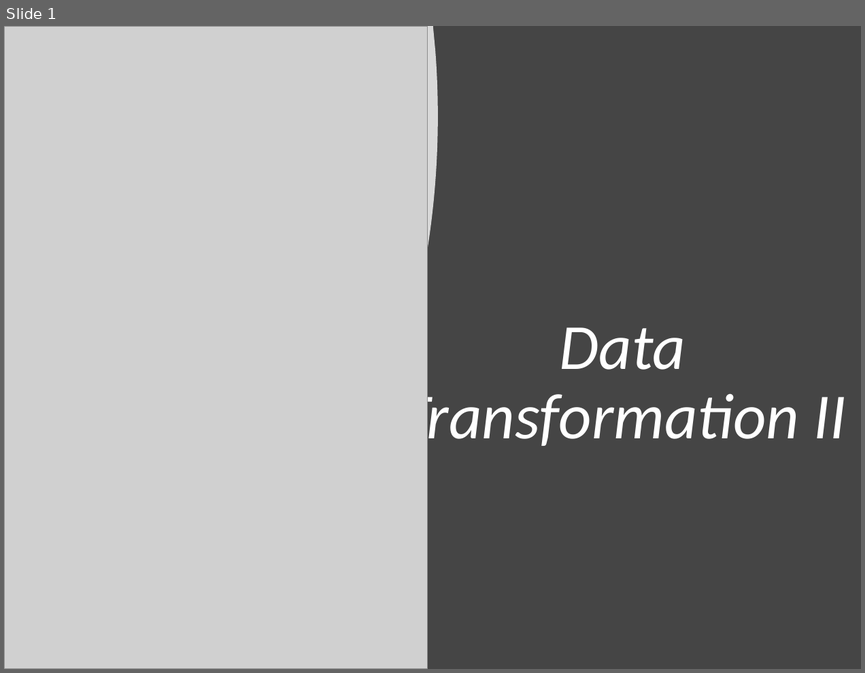
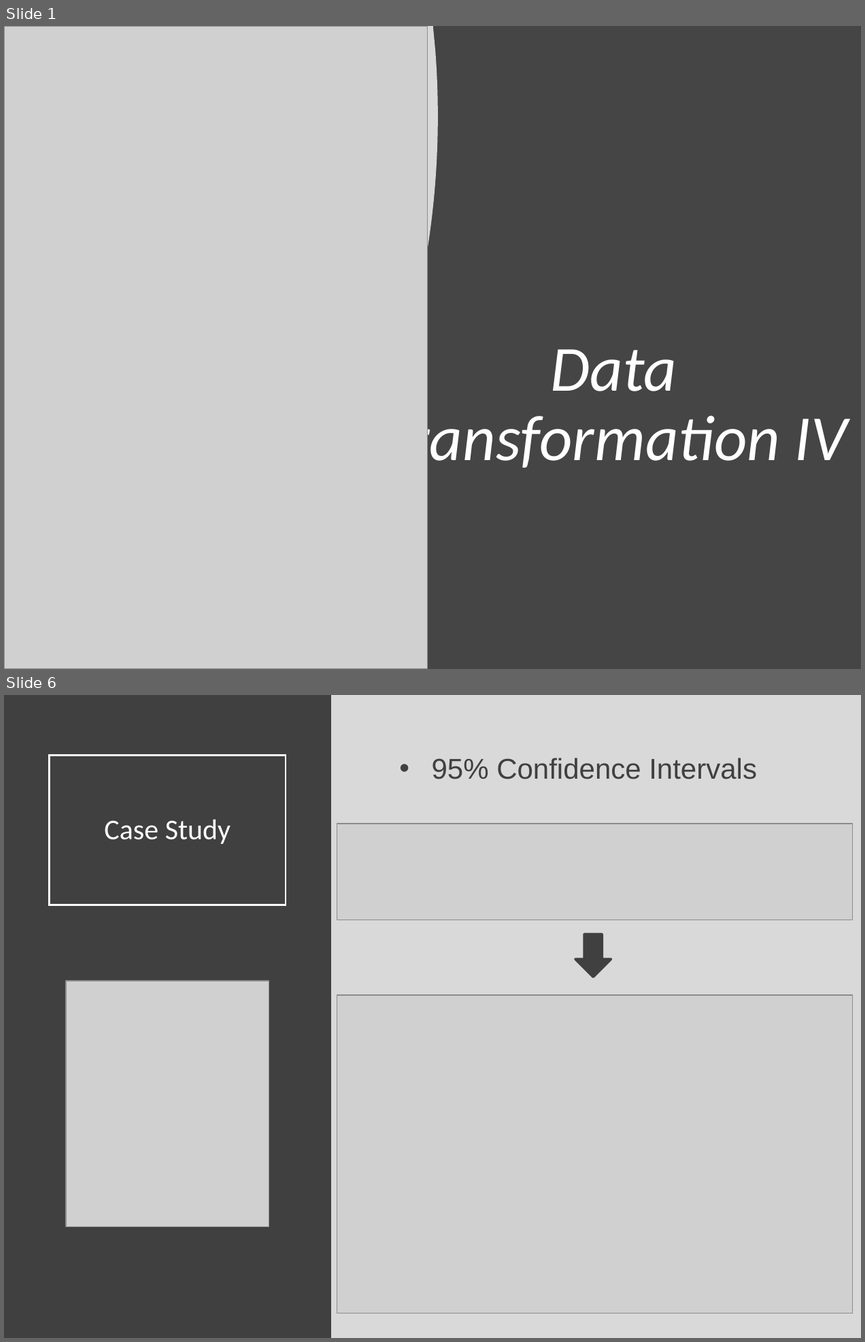
Before and after one commit to Yixf-Self/STOR320_WEBSITE, a slide deck: Lecture/Lecture 7/Lecture 7.pptx. Shown one above the other, each under a label of ours: slide 1 before the commit, slides 1 and 6 after it; the slides between them are not shown. The pictures are 865x673 and 865x1342 pixels, drawn with LibreOffice and Linux fonts; fonts in the diff are those of the drawing; grey boxes stand for pictures. Boxes give left, top, right and bottom in pixels: in the first picture for what was removed or moved away, otherwise in the second. Text is boxed around its words. In the diff, an @@ line names an element or a change of style, - is before the commit and + after.

```diff
--- a/Lecture/Lecture 7/Lecture 7.pptx
+++ b/Lecture/Lecture 7/Lecture 7.pptx
@@ slide 6 added at bbox=[4, 695, 861, 1338], background #D9D9D9 @@
@@ rectangle added at bbox=[4, 695, 331, 1338], fill #404040 @@
@@ title added at bbox=[50, 755, 286, 905], outline #FFFFFF 1.5 pt, 24 pt, text #FFFFFF @@
+Case Study
@@ text added at bbox=[432, 758, 757, 779], 24 pt, text #404040 @@
+• 95% Confidence Intervals
@@ picture added at bbox=[337, 824, 852, 919] @@
@@ down arrow added at bbox=[575, 934, 611, 977], fill #404040, outline #404040 2 pt @@
@@ picture added at bbox=[66, 981, 269, 1226] @@
@@ picture added at bbox=[337, 995, 852, 1312] @@
@@ slide 1 changed as well @@
@@ title at bbox=[379, 349, 847, 475]: text changed @@
-Data Transformation II
+Data Transformation IV
```
Also in this commit, not shown: 1 other slide changed, 4 other slides added, 1 slide removed, 19 other files.
